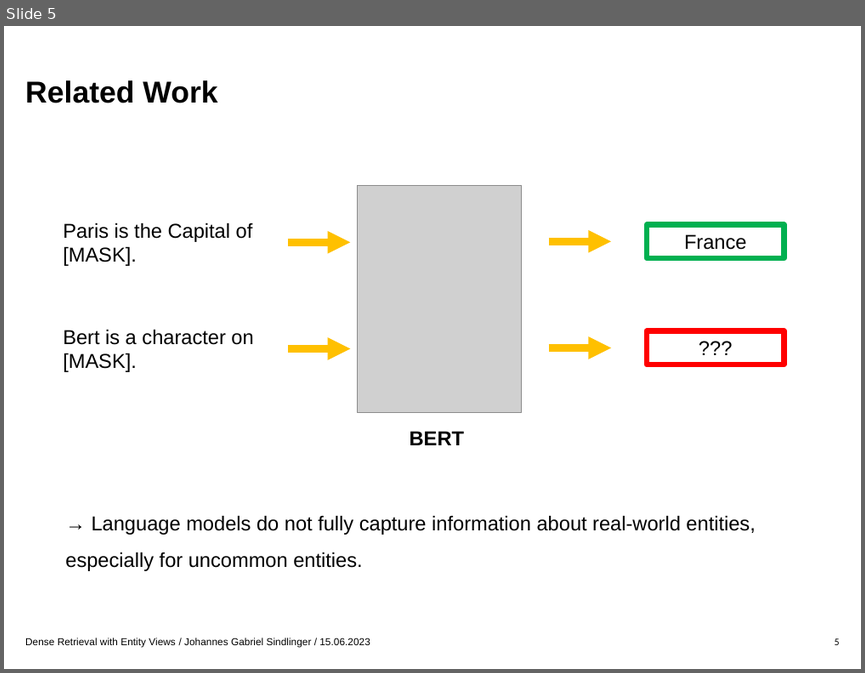
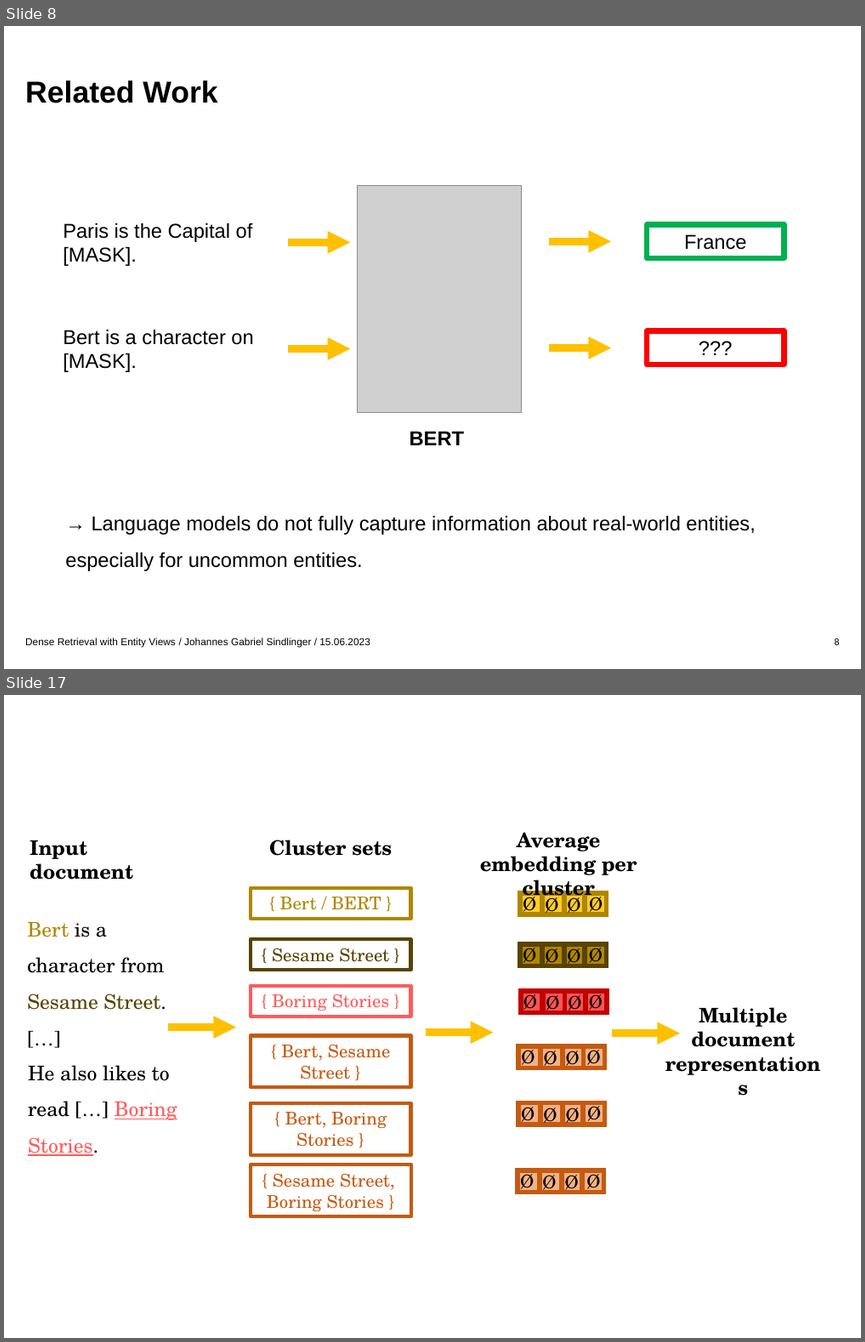
Before and after one commit to gsindlinger/Dense_Retrieval_With_Entities_Seminar, a slide deck: Präsentation.pptx. Shown one above the other, each under a label of ours: slide 5 before the commit, slides 8 and 17 after it; the slides between them are not shown. The pictures are 865x673 and 865x1342 pixels, drawn with LibreOffice and Linux fonts; fonts in the diff are those of the drawing; grey boxes stand for pictures; background and template pictures are left out. Boxes give left, top, right and bottom in pixels: in the first picture for what was removed or moved away, otherwise in the second. Text is boxed around its words. In the diff, an @@ line names an element or a change of style, - is before the commit and + after.

```diff
--- a/Präsentation.pptx
+++ b/Präsentation.pptx
@@ slide 17 added at (4, 695, 861, 1338), background #FFFFFF @@
@@ text added at (30, 840, 133, 879), 16 pt, text #000000, bold @@
+Input document
@@ text added at (269, 839, 392, 856), 16 pt, text #000000, bold @@
+Cluster sets
@@ text added at (480, 832, 637, 902), 16 pt, text #000000, bold @@
+Average embedding per cluster
@@ rectangle added at (250, 888, 411, 919), outline #B08600 2.75 pt, 14 pt, text #B08600 @@
+{ Bert / BERT }
@@ group added at (520, 893, 606, 914): 4 rectangles, 4 texts @@
+Ø
+Ø
+Ø
+Ø
@@ text added at (27, 922, 166, 1009), 16 pt, text #000000 @@
+Bert is a character from Sesame Street. […]
@@ rectangle added at (250, 939, 411, 970), outline #584300 2.75 pt, 14 pt, text #584300 @@
+{ Sesame Street }
@@ group added at (520, 944, 606, 966): 4 rectangles, 4 texts @@
+Ø
+Ø
+Ø
+Ø
@@ rectangle added at (250, 985, 411, 1016), outline #FF5B5B 2.75 pt, 14 pt, text #FF5B5B @@
+{ Boring Stories }
@@ group added at (521, 991, 607, 1014): 4 rectangles, 4 texts @@
+Ø
+Ø
+Ø
+Ø
@@ text added at (691, 1007, 794, 1047), 16 pt, text #000000, bold @@
+Multiple document representations
@@ arrow added from (168, 1027) to (236, 1027), #FFC000 6 pt @@
@@ rectangle added at (250, 1035, 411, 1087), outline #C55A11 2.75 pt, 14 pt, text #C55A11 @@
+{ Bert, Sesame Street }
@@ arrow added from (426, 1032) to (493, 1032), #FFC000 6 pt @@
@@ group added at (518, 1046, 605, 1069): 4 rectangles, 4 texts @@
+Ø
+Ø
+Ø
+Ø
@@ arrow added from (613, 1033) to (680, 1033), #FFC000 6 pt @@
@@ text added at (28, 1065, 177, 1156), 16 pt, text #000000 @@
+He also likes to read […] Boring Stories.
@@ group added at (518, 1102, 605, 1126): 4 rectangles, 4 texts @@
+Ø
+Ø
+Ø
+Ø
@@ rectangle added at (250, 1103, 411, 1155), outline #C55A11 2.75 pt, 14 pt, text #C55A11 @@
+{ Bert, Boring Stories }
@@ rectangle added at (250, 1165, 411, 1216), outline #C55A11 2.75 pt, 14 pt, text #C55A11 @@
+{ Sesame Street, Boring Stories }
@@ group added at (517, 1170, 604, 1193): 4 rectangles, 4 texts @@
+Ø
+Ø
+Ø
+Ø
@@ what was slide 5 is now slide 8 @@
@@ page number at (834, 638, 840, 645): text changed @@
-5
+8
```
Also in this commit, not shown: 6 slides changed, 20 other slides added, 22 other files.
